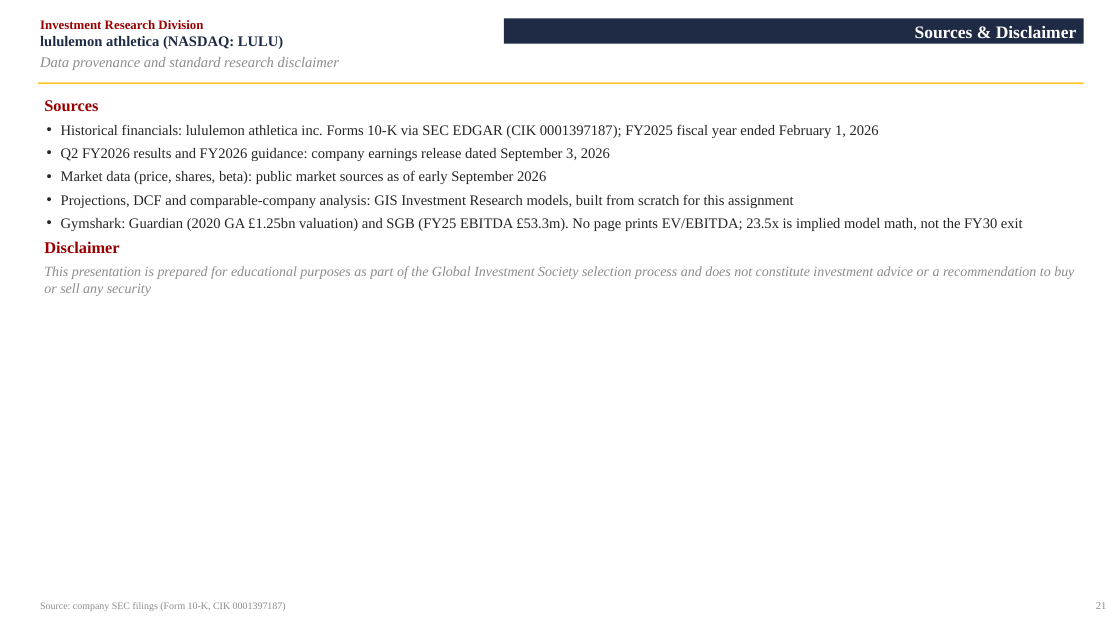
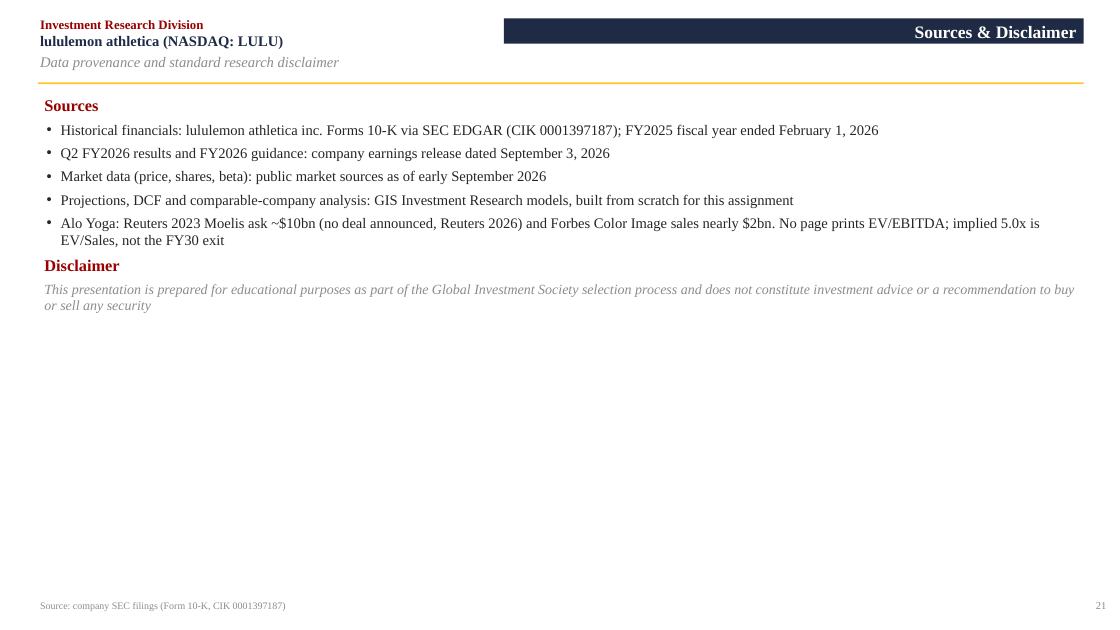
Before and after one commit to vengeanceaiUSC/RM, a slide deck: slide 22 of LULU/LULU_Investment_Pitch_Deck.pptx. Drawn at 1120x630 pixels with LibreOffice and Linux fonts; fonts in the diff are those of the drawing. Boxes give left, top, right and bottom in pixels: in the first picture for what was removed or moved away, otherwise in the second. Text is boxed around its words. In the diff, an @@ line names an element or a change of style, - is before the commit and + after.

```diff
--- a/LULU/LULU_Investment_Pitch_Deck.pptx
+++ b/LULU/LULU_Investment_Pitch_Deck.pptx
@@ text at (61,217,1040,247): text changed @@
-• Gymshark: Guardian (2020 GA £1.25bn valuation) and SGB (FY25 EBITDA £53.3m). No page prints EV/EBITDA; 23.5x is implied model math, not the FY30 exit
+• Alo Yoga: Reuters 2023 Moelis ask ~$10bn (no deal announced, Reuters 2026) and Forbes Color Image sales nearly $2bn. No page prints EV/EBITDA; implied 5.0x is EV/Sales, not the FY30 exit
```
Also in this commit, not shown: 1 other slide changed, 5 other files.
